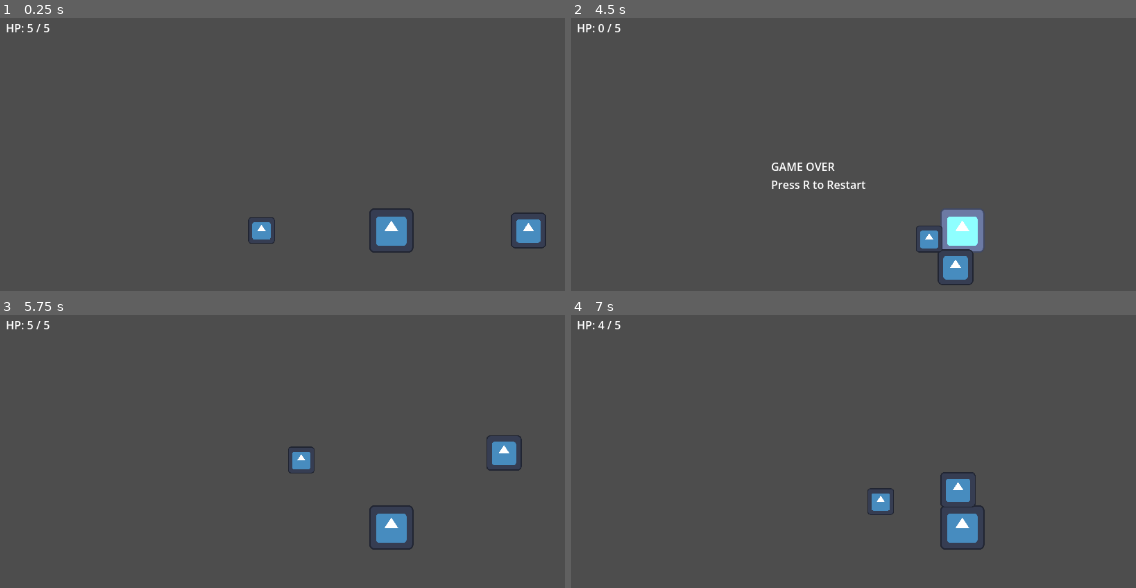
Above: before the commit, frames 1-4 (two rows, left to right).
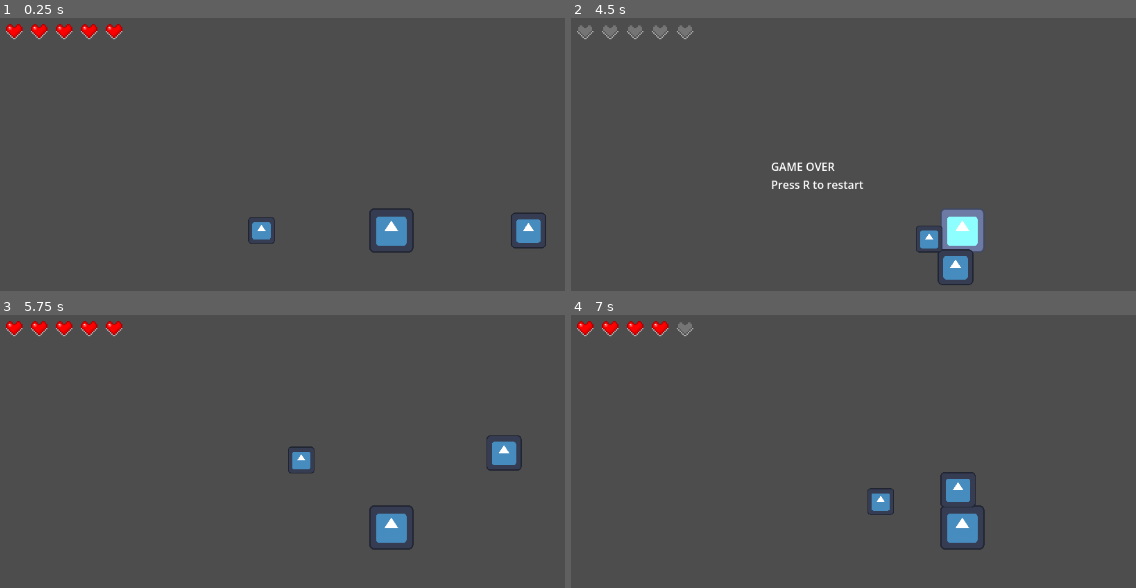
Above: after the commit, the same moments.

Repository: yenpish/chazo-fatebound
Game: Godot game, scene res://scenes/levels/test_room.tscn
Same seed, same stepped clock (60 frames per second), same inputs: the game is played once before the commit and once after it. The engine's default icon, where the game draws it, is replaced by a stand-in: a white triangle on a blue panel in a dark square.
Inputs:
- Up to frame 1 (0.25 s): no input
- Up to frame 2 (4.5 s): hold D (move_right) 0.53-1.28 s; tap Space (attack) every 0.75 s from 0.6 to 4.35 s; hold S (move_down) 1.28-2.03 s; hold D (move_right) 2.03-2.78 s; hold W (move_up) 2.78-3.53 s; hold A (move_left) from 3.53 s (still down); tap R (restart) at 4.15 s; tap Enter at 4.25 s
- Up to frame 3 (5.75 s): tap R (restart) at 5 s; release A (move_left) at 5.03 s; hold S (move_down) from 5.03 s (still down); tap Space (attack) at 5.1 s
- Up to frame 4 (7 s): release S (move_down) at 5.78 s; hold D (move_right) 5.78-6.53 s; tap Space (attack) at 5.85, 6.6 s; hold W (move_up) from 6.53 s (still down)

The runs differ from the first frame. In frame 1, 0.6% of the frame differs, in the area x 1-22%, y 2-8%; in frame 2, 0.6%; in frame 3, 0.6%; in frame 4, 0.6%.

Commit message:
Add heart-based player HP UI

Diff:
--- a/scenes/ui/hud.tscn
+++ b/scenes/ui/hud.tscn
@@ -6,6 +6,7 @@
 script = ExtResource("1_0mwgc")
 
 [node name="HPLabel" type="Label" parent="." unique_id=1271924693]
+visible = false
 offset_left = 20.0
 offset_top = 20.0
 offset_right = 84.0
@@ -28,3 +29,9 @@
 offset_right = 540.0
 offset_bottom = 140.0
 autowrap_mode = 2
+
+[node name="HeartContainer" type="HBoxContainer" parent="." unique_id=527400942]
+offset_left = 16.0
+offset_top = 16.0
+offset_right = 266.0
+offset_bottom = 56.0
--- a/scripts/player/player.gd
+++ b/scripts/player/player.gd
@@ -19,7 +19,6 @@
 var last_direction: Vector2 = Vector2.RIGHT
 
 func _ready() -> void:
-
 	motion_mode = CharacterBody2D.MOTION_MODE_FLOATING
 	add_to_group("player")
 	current_hp = max_hp
@@ -29,6 +28,10 @@
 	attack_area.monitoring = false
 
 	update_attack_area_position()
+
+	# Wait one frame so HUD and its child nodes are fully ready.
+	await get_tree().process_frame
+
 	hp_changed.emit(current_hp, max_hp)
 	print("Player ready with HP: ", current_hp)
 
--- a/scripts/ui/hud.gd
+++ b/scripts/ui/hud.gd
@@ -1,57 +1,61 @@
 extends CanvasLayer
 
+@onready var heart_container: HBoxContainer = $HeartContainer
 @onready var hp_label: Label = $HPLabel
 @onready var game_over_label: Label = $GameOverLabel
 @onready var message_label: Label = $MessageLabel
+
+const HEART_FULL_TEXTURE: Texture2D = preload("res://assets/sprites/hp-bar-full-chazo.png")
+const HEART_EMPTY_TEXTURE: Texture2D = preload("res://assets/sprites/hp-bar-empty-chazo.png")
 
 var message_timer_id: int = 0
 
 func _ready() -> void:
 	setup_message_label()
+	game_over_label.visible = false
+	hp_label.visible = false
 
 func setup_message_label() -> void:
-	if message_label == null:
-		message_label = get_node_or_null("MessageLabel")
-
-	if message_label == null:
-		print("HUD error: MessageLabel not found")
-		return
-
 	message_label.position = Vector2(16, 54)
 	message_label.size = Vector2(480, 90)
 	message_label.autowrap_mode = TextServer.AUTOWRAP_WORD_SMART
 	message_label.clip_text = true
 	message_label.visible = false
 
+
 func update_hp(current_hp: int, max_hp: int) -> void:
-	if hp_label == null:
-		hp_label = get_node_or_null("HPLabel")
+	# Backup text version, hidden for now.
+	hp_label.text = "HP: " + str(current_hp) + " / " + str(max_hp)
 
-	if hp_label == null:
-		print("HUD error: HPLabel not found")
-		return
+	update_hearts(current_hp, max_hp)
 
-	hp_label.text = "HP: %d / %d" % [current_hp, max_hp]
+
+func update_hearts(current_hp: int, max_hp: int) -> void:
+	for child in heart_container.get_children():
+		child.queue_free()
+
+	for i in range(max_hp):
+		var heart := TextureRect.new()
+
+		if i < current_hp:
+			heart.texture = HEART_FULL_TEXTURE
+		else:
+			heart.texture = HEART_EMPTY_TEXTURE
+
+		heart.custom_minimum_size = Vector2(32, 32)
+		heart.expand_mode = TextureRect.EXPAND_IGNORE_SIZE
+		heart.stretch_mode = TextureRect.STRETCH_KEEP_ASPECT_CENTERED
+
+		heart_container.add_child(heart)
+
 
 func show_game_over() -> void:
-	if game_over_label == null:
-		game_over_label = get_node_or_null("GameOverLabel")
+	game_over_label.visible = true
+	game_over_label.text = "GAME OVER\nPress R to restart"
 
-	if game_over_label == null:
-		print("HUD error: GameOverLabel not found")
-		return
-
-	game_over_label.visible = true
 
 func show_message(message: String) -> void:
 	print(message)
-
-	if message_label == null:
-		message_label = get_node_or_null("MessageLabel")
-
-	if message_label == null:
-		print("HUD error: MessageLabel not found")
-		return
 
 	message_timer_id += 1
 	var current_timer_id := message_timer_id
@@ -61,5 +65,5 @@
 
 	await get_tree().create_timer(3.0).timeout
 
-	if current_timer_id == message_timer_id and message_label != null:
+	if current_timer_id == message_timer_id:
 		message_label.visible = false
Binary file added: assets/sprites/hp-bar-empty-chazo.png
Not shown, added: assets/sprites/hp-bar-empty-chazo.png.import
Binary file added: assets/sprites/hp-bar-full-chazo.png
Not shown, added: assets/sprites/hp-bar-full-chazo.png.import
Binary file added: assets/sprites/veilborn_1.png
Not shown, added: assets/sprites/veilborn_1.png.import
